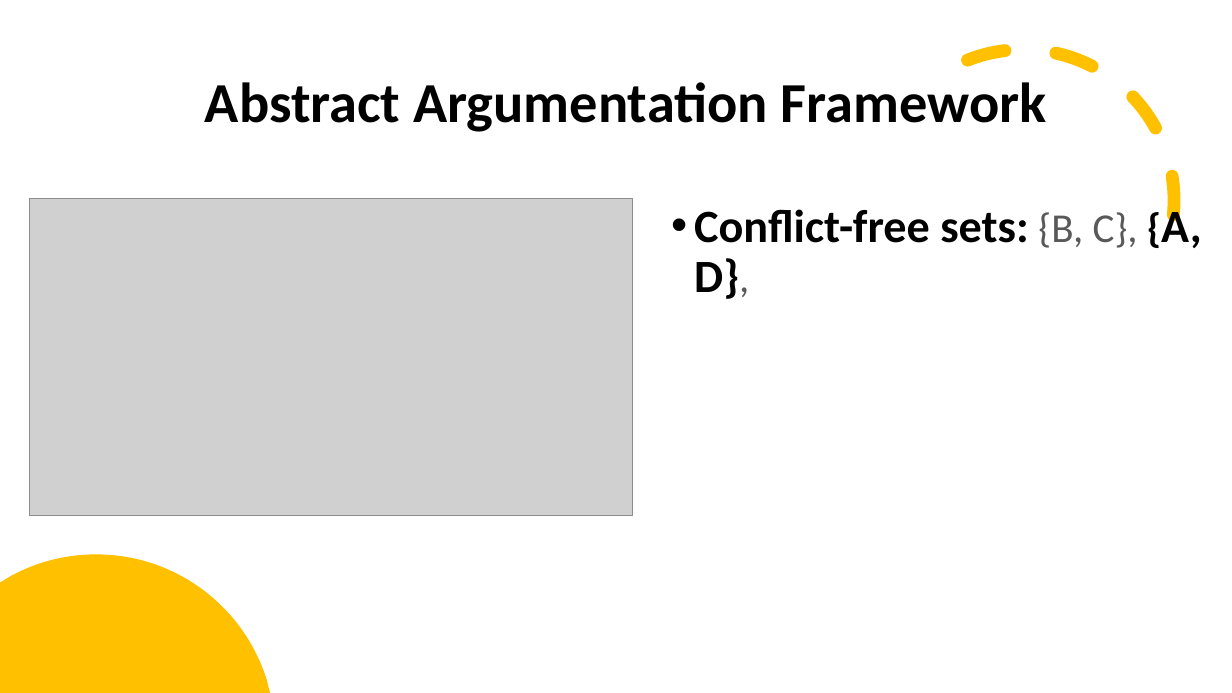
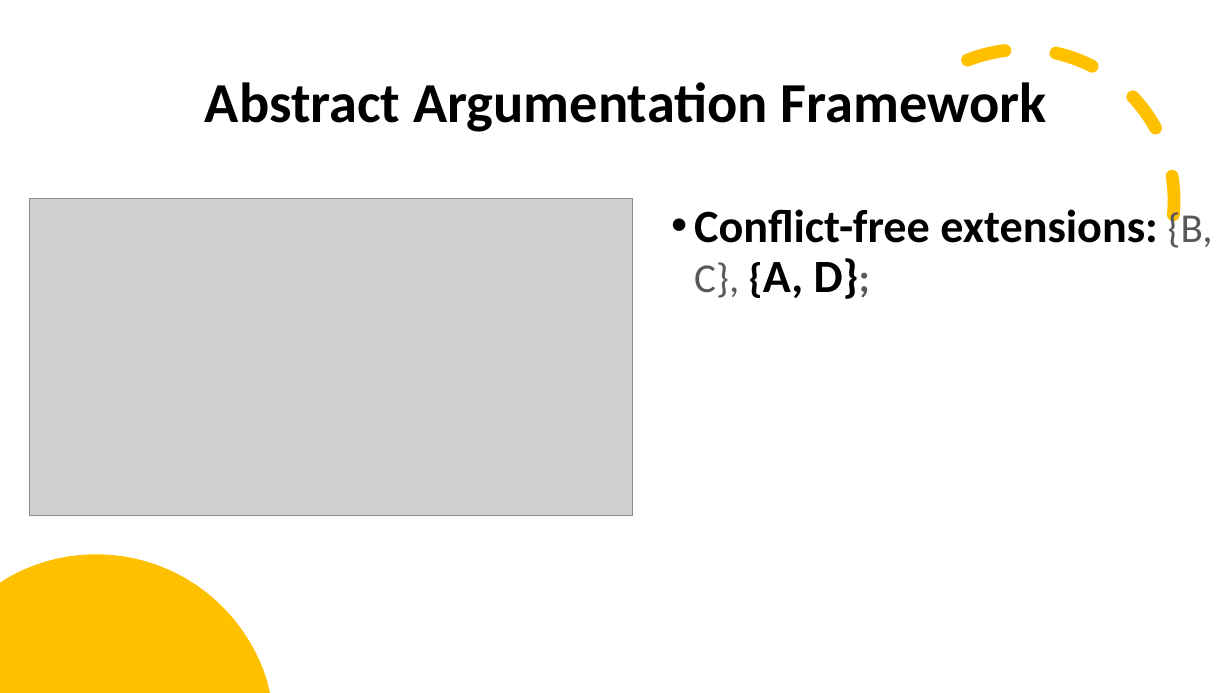
Before and after one commit to stefandr99/ConstrainedArgumentationFramework, a slide deck: slide 5 of Argumentation framework.pptx. Drawn at 1232x693 pixels with LibreOffice and Linux fonts; fonts in the diff are those of the drawing; grey boxes stand for pictures. Boxes give left, top, right and bottom in pixels: in the first picture for what was removed or moved away, otherwise in the second. Text is boxed around its words. In the diff, an @@ line names an element or a change of style, - is before the commit and + after.

```diff
--- a/Argumentation framework.pptx
+++ b/Argumentation framework.pptx
@@ text at (694, 208, 1213, 299): text changed @@
-• Conflict-free sets: {B, C}, {A, D},
+• Conflict-free extensions: {B, C}, {A, D};
```
Also in this commit, not shown: 13 other slides changed, 4 slides added, 4 slides removed.
